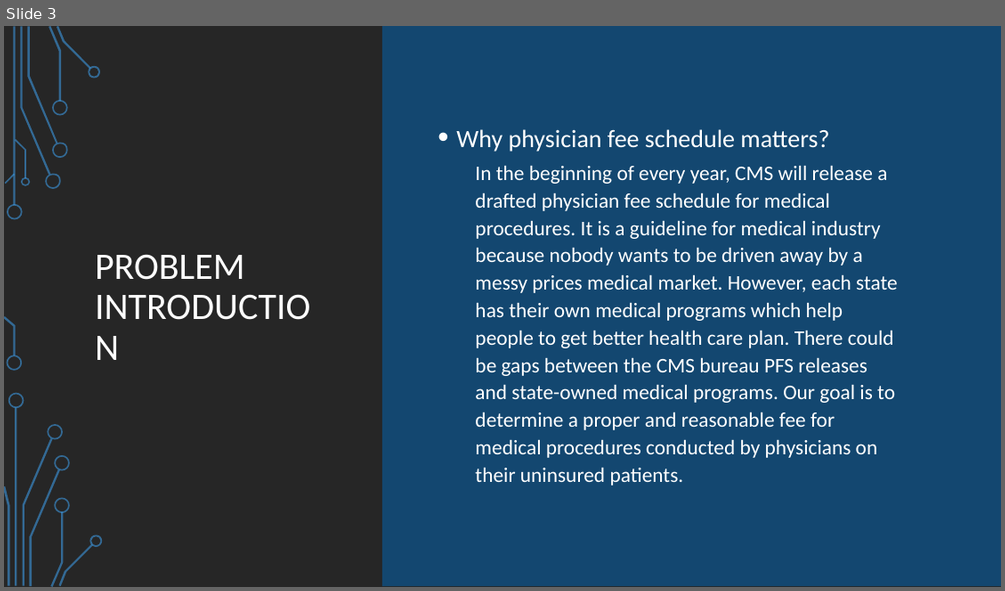
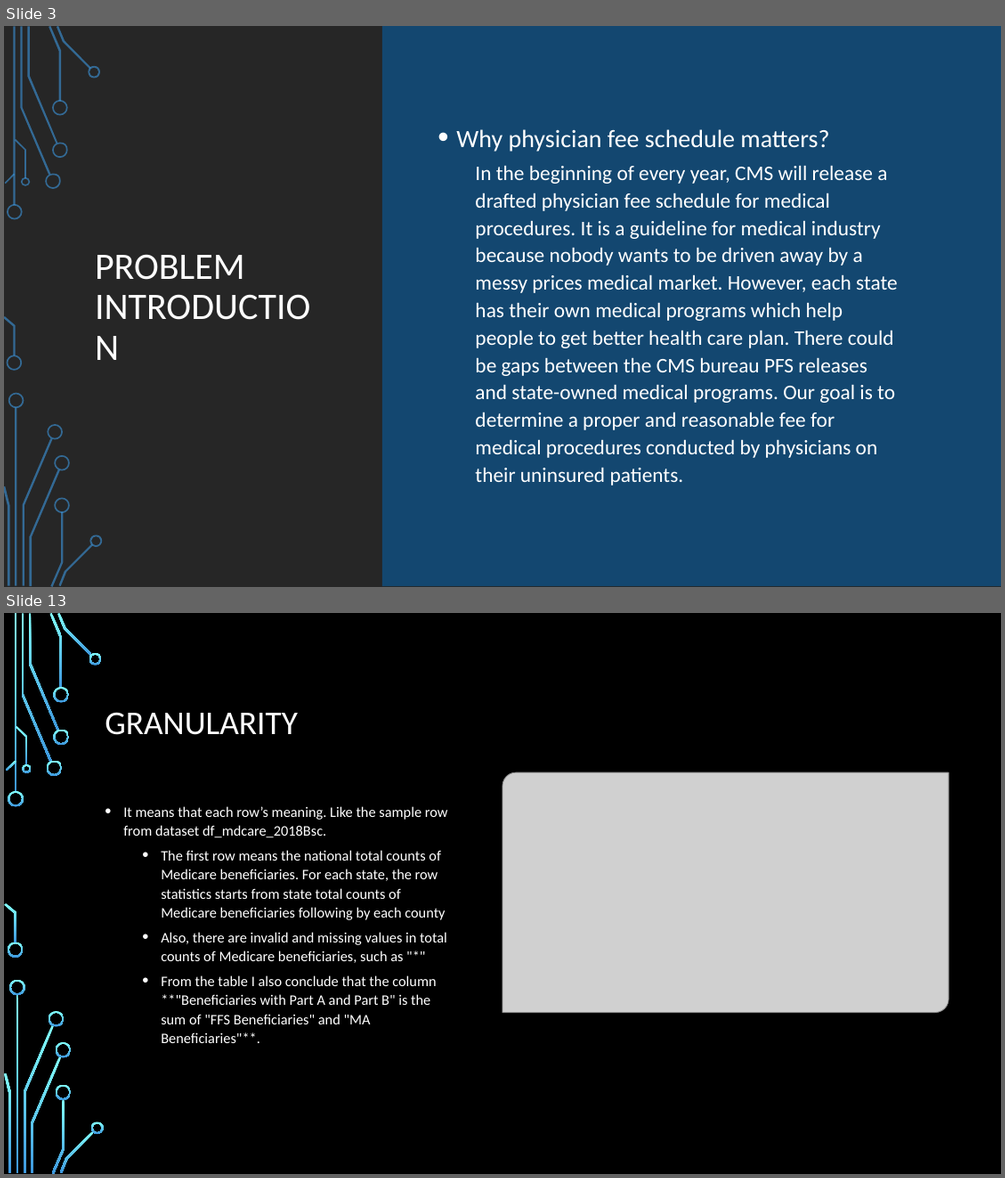
Before and after one commit to dev-hyang/data_analysis_medicaid, a slide deck: Presentation_v1.0.pptx. Shown one above the other, each under a label of ours: slide 3 before the commit, slides 3 and 13 after it; the slides between them are not shown. The pictures are 1005x591 and 1005x1178 pixels, drawn with LibreOffice and Linux fonts; fonts in the diff are those of the drawing; grey boxes stand for pictures; background and template pictures are left out. Boxes give left, top, right and bottom in pixels: in the first picture for what was removed or moved away, otherwise in the second. Text is boxed around its words. In the diff, an @@ line names an element or a change of style, - is before the commit and + after.

```diff
--- a/Presentation_v1.0.pptx
+++ b/Presentation_v1.0.pptx
@@ slide 13 added at [4,613,1001,1174], background picture (left out); not listed: 17 template elements that a slide beside it also shows @@
@@ rectangle added at [4,613,1001,1174], fill #000000 @@
@@ title added at [105,712,298,735], 32 pt, text #FFFFFF @@
+GRANULARITY
@@ picture added at [502,772,949,1013] @@
@@ text added at [123,806,448,1043], 14 pt, text #FFFFFF @@
+• It means that each row’s meaning. Like the sample row from dataset df_mdcare_2018Bsc.
+  • The first row means the national total counts of Medicare beneficiaries. For each state, the row statistics starts from state total counts of Medicare beneficiaries following by each county
+  • Also, there are invalid and missing values in total counts of Medicare beneficiaries, such as "*"
+  • From the table I also conclude that the column **"Beneficiaries with Part A and Part B" is the sum of "FFS Beneficiaries" and "MA Beneficiaries"**.
@@ group added at [4,613,104,1174]: 24 freeform shapes, 2 rectangles @@
```
Also in this commit, not shown: 4 slides changed, 18 other slides added, 4 slides removed, 2 other files.
